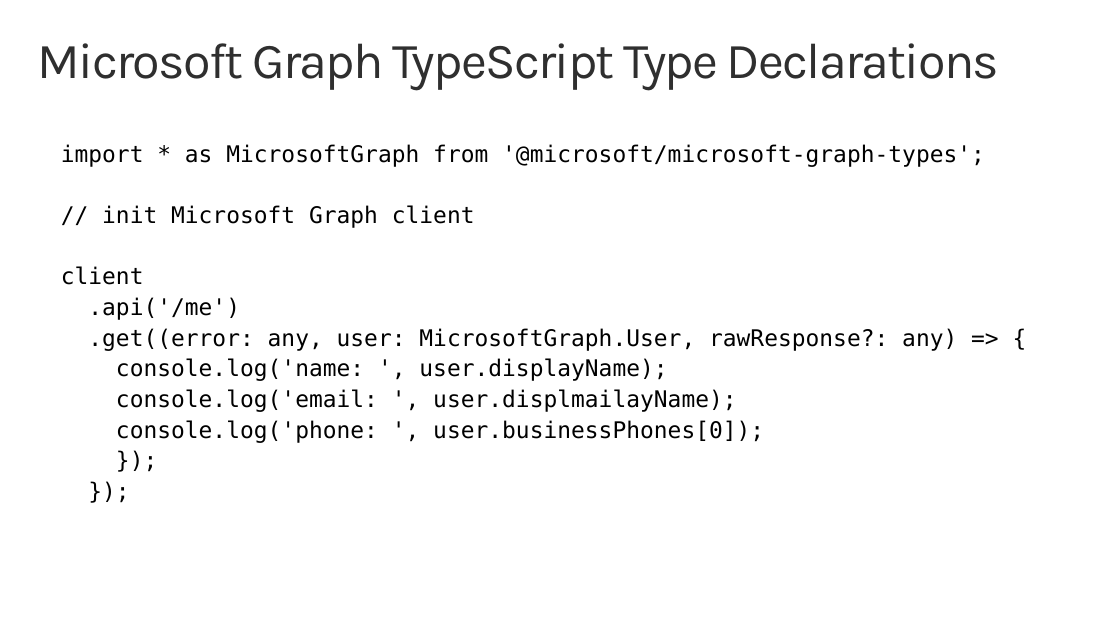
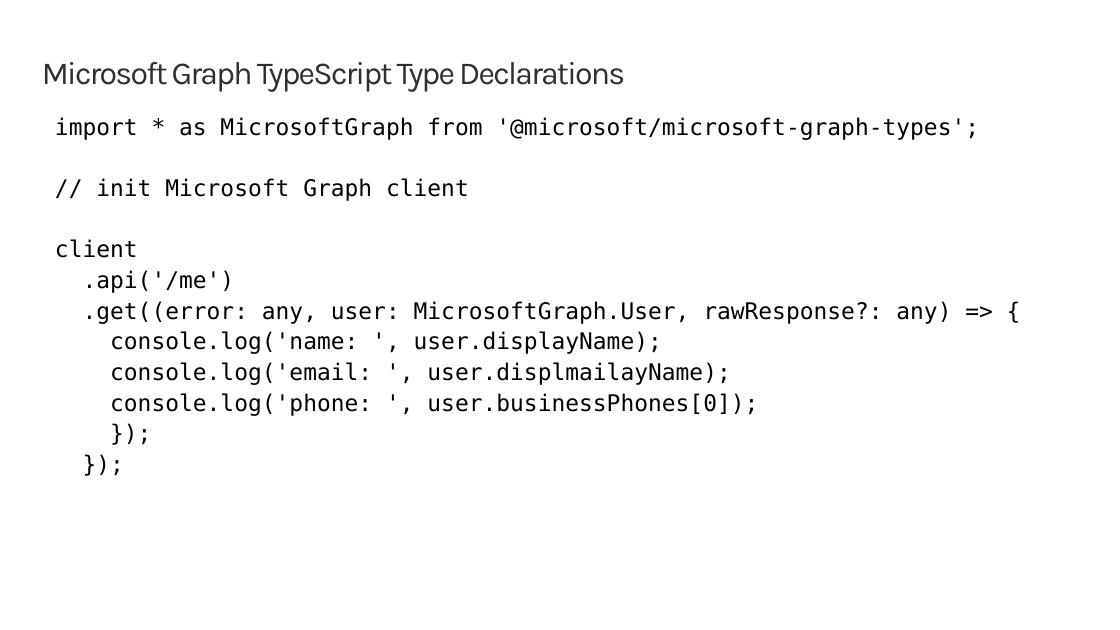
Before and after one commit to SharePoint/sp-dev-training-spfx-graph-3rdpartyapis, a slide deck: slide 9 of 03 msgraphpclient.pptx. Drawn at 1120x630 pixels with LibreOffice and Linux fonts; fonts in the diff are those of the drawing; background and template pictures are left out. Boxes give left, top, right and bottom in pixels: in the first picture for what was removed or moved away, otherwise in the second. Text is boxed around its words. In the diff, an @@ line names an element or a change of style, - is before the commit and + after.

```diff
--- a/03 msgraphpclient.pptx
+++ b/03 msgraphpclient.pptx
@@ title "Microsoft Graph TypeScript Type Declarations": place and size @@
-title "Microsoft Graph TypeScript Type Declarations" at bbox=[38, 43, 999, 90]
+title "Microsoft Graph TypeScript Type Declarations" at bbox=[42, 62, 625, 92]
@@ title "Microsoft Graph TypeScript Type Declarations" at bbox=[42, 62, 625, 92]: size 44 to 28 pt @@
@@ text "import * as MicrosoftGraph from ...": place and size @@
-text "import * as MicrosoftGraph from ..." at bbox=[61, 144, 985, 443]
+text "import * as MicrosoftGraph from ..." at bbox=[55, 117, 979, 416]
```
Also in this commit, not shown: 8 other slides changed, 1 other file.
